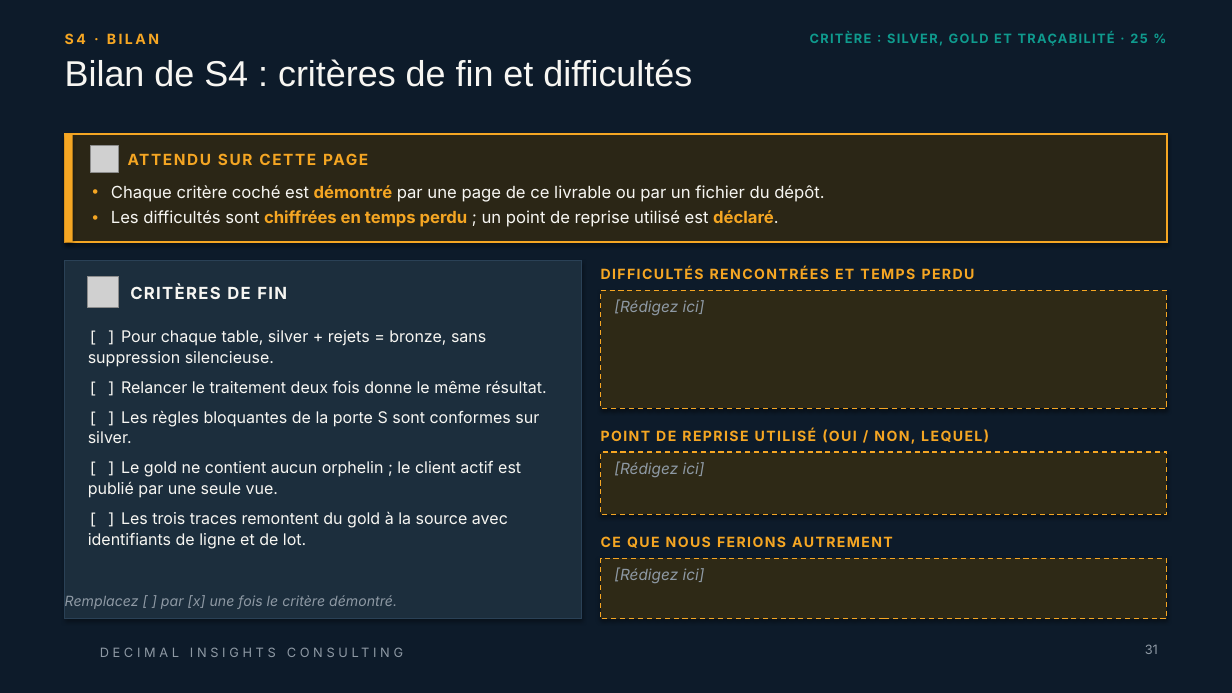
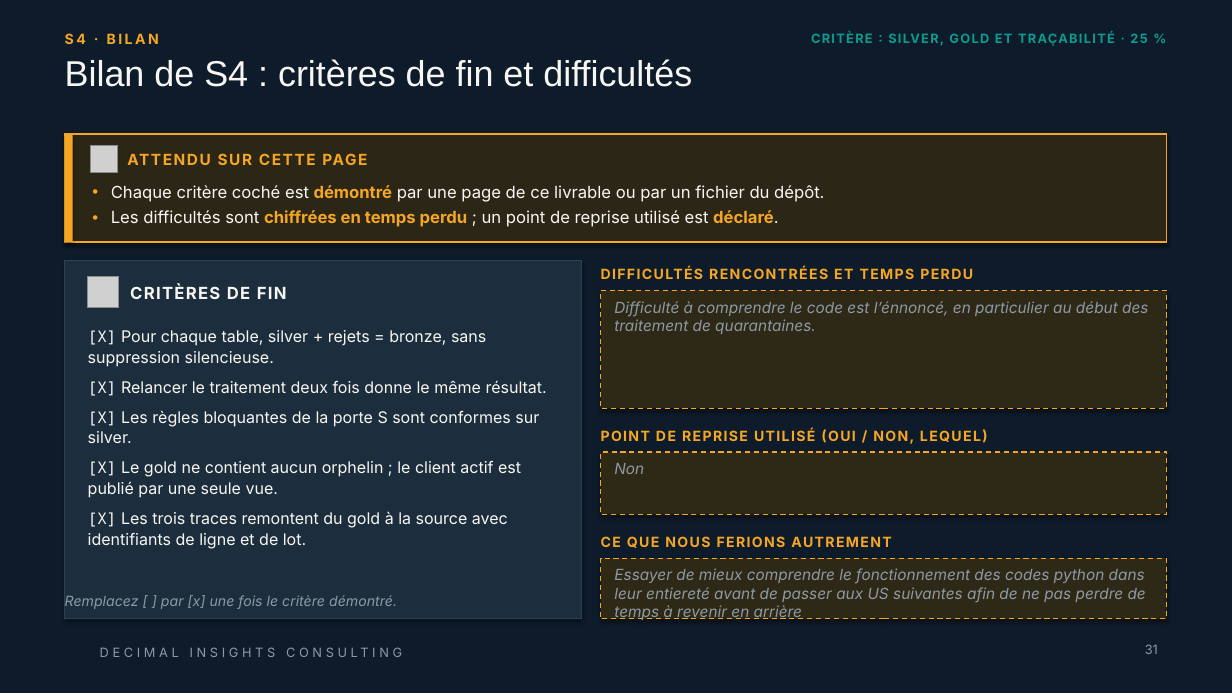
Before and after one commit to 0TRDavid/td-qualite-g00, a slide deck: slide 31 of livrables/Livrable_Groupe_TD_AssurConnect.pptx. Drawn at 1232x693 pixels with LibreOffice and Linux fonts; fonts in the diff are those of the drawing; grey boxes stand for pictures; background and template pictures are left out. Boxes give left, top, right and bottom in pixels: in the first picture for what was removed or moved away, otherwise in the second. Text is boxed around its words. In the diff, an @@ line names an element or a change of style, - is before the commit and + after.

```diff
--- a/livrables/Livrable_Groupe_TD_AssurConnect.pptx
+++ b/livrables/Livrable_Groupe_TD_AssurConnect.pptx
@@ text in rectangle at [614, 301, 1148, 334]: text changed @@
-[Rédigez ici]
+Difficulté à comprendre le code est l’énnoncé, en particulier au début des traitement de quarantaines.
@@ text at [88, 330, 547, 549]: text changed @@
-[ ] Pour chaque table, silver + rejets = bronze, sans suppression silencieuse.
-[ ] Relancer le traitement deux fois donne le même résultat.
-[ ] Les règles bloquantes de la porte S sont conformes sur silver.
-[ ] Le gold ne contient aucun orphelin ; le client actif est publié par une seule vue.
-[ ] Les trois traces remontent du gold à la source avec identifiants de ligne et de lot.
+[X] Pour chaque table, silver + rejets = bronze, sans suppression silencieuse.
+[X] Relancer le traitement deux fois donne le même résultat.
+[X] Les règles bloquantes de la porte S sont conformes sur silver.
+[X] Le gold ne contient aucun orphelin ; le client actif est publié par une seule vue.
+[X] Les trois traces remontent du gold à la source avec identifiants de ligne et de lot.
@@ letter spacing 1.1 to 1 pt in 3 elements at [949, 33, 1147, 43], [601, 267, 973, 279], [601, 429, 988, 444] @@
@@ text in rectangle at [614, 463, 644, 474]: text changed @@
-[Rédigez ici]
+Non
@@ text in rectangle at [614, 568, 1146, 620]: text changed @@
-[Rédigez ici]
+Essayer de mieux comprendre le fonctionnement des codes python dans leur entiereté avant de passer aux US suivantes afin de ne pas perdre de temps à revenir en arrière
@@ text "DECIMAL INSIGHTS CONSULTING" at [100, 638, 562, 667]: letter spacing 2.9 to 2.8 pt @@
```
Also in this commit, not shown: 45 other slides changed.
